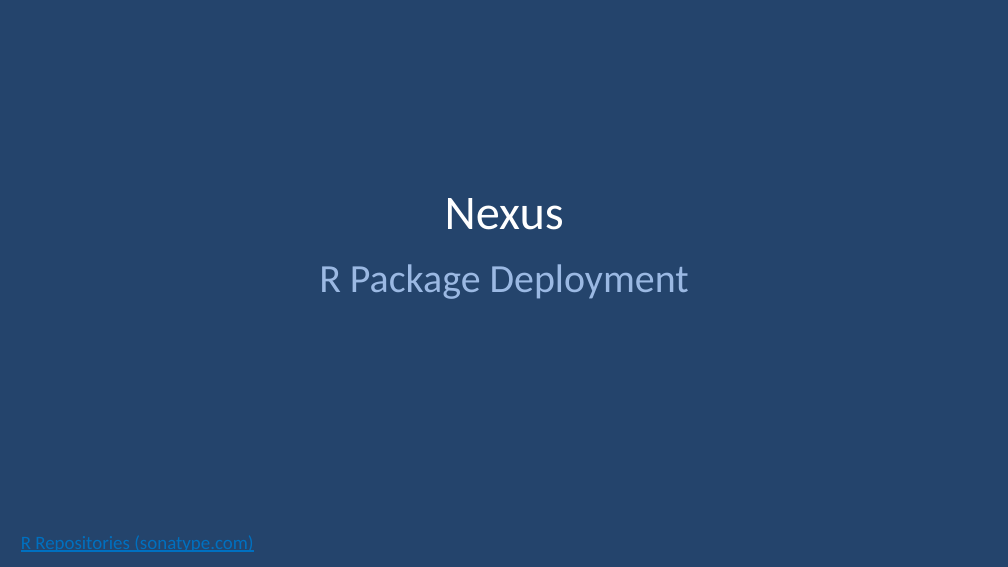
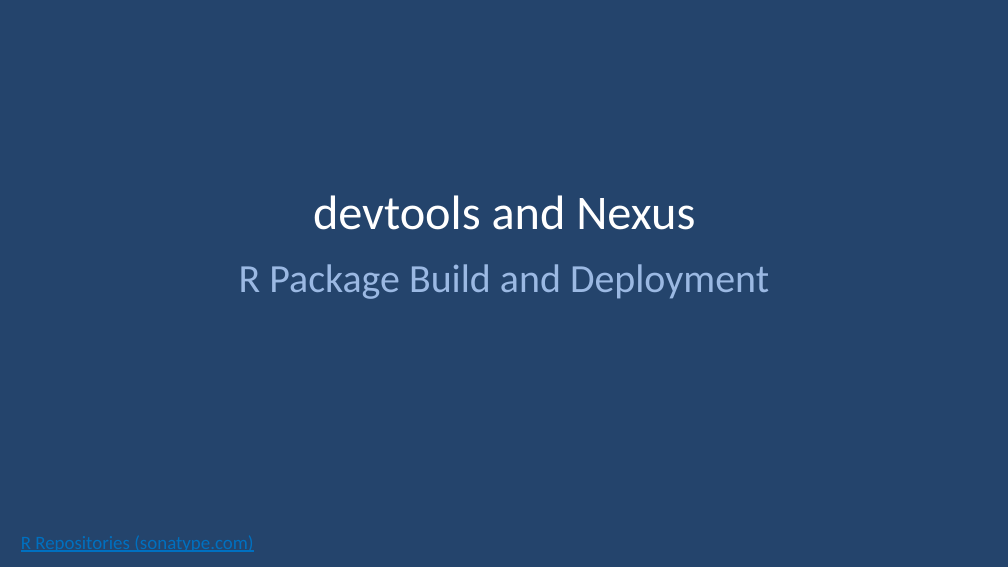
Before and after one commit to slc-rug/2022-11-02-bitbucket-and-r, a slide deck: slide 25 of Bitbucket with R.pptx. Drawn at 1008x567 pixels with LibreOffice and Linux fonts; fonts in the diff are those of the drawing; background and template pictures are left out. Boxes give left, top, right and bottom in pixels: in the first picture for what was removed or moved away, otherwise in the second. Text is boxed around its words. In the diff, an @@ line names an element or a change of style, - is before the commit and + after.

```diff
--- a/Bitbucket with R.pptx
+++ b/Bitbucket with R.pptx
@@ title at (x1=313, y1=195, x2=695, y2=230): text changed @@
-Nexus
+devtools and Nexus
@@ text at (x1=239, y1=264, x2=769, y2=299): text changed @@
-R Package Deployment
+R Package Build and Deployment
```
Also in this commit, not shown: 9 other slides changed, 2 slides added.
